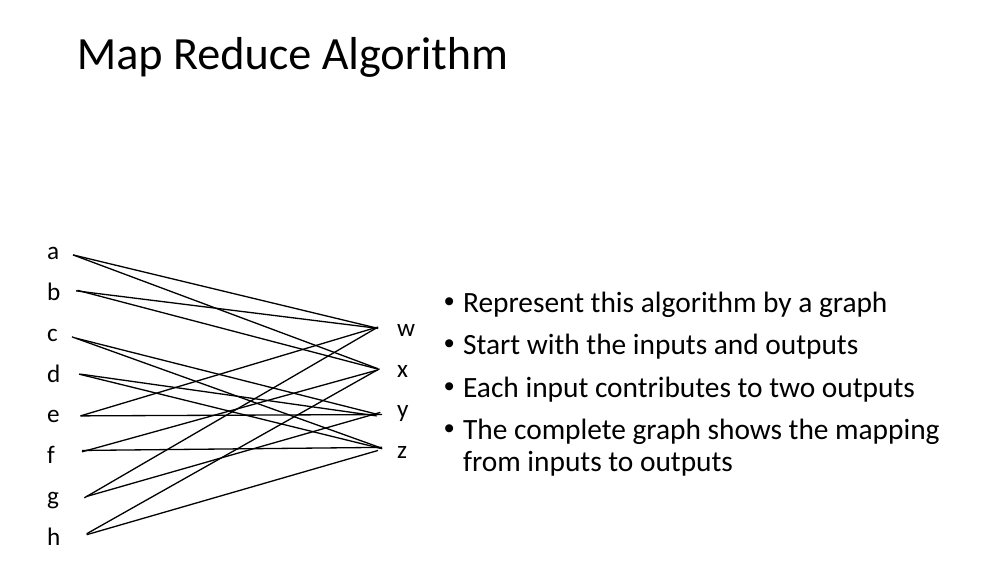
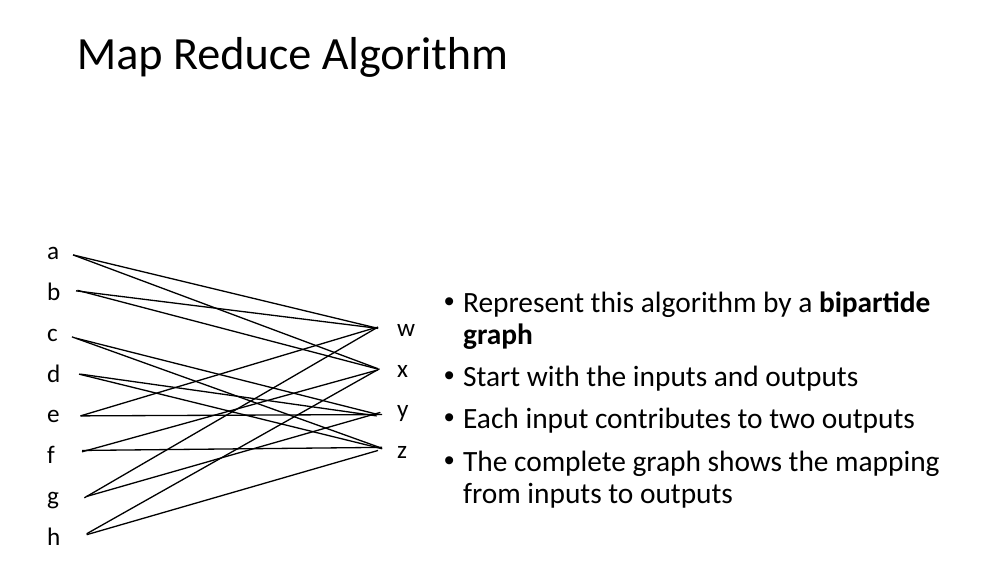
Before and after one commit to StephenElston/CSCI-E-108, a slide deck: slide 32 of slides/2_BigDataComputing.pptx. Drawn at 1008x567 pixels with LibreOffice and Linux fonts; fonts in the diff are those of the drawing; grey boxes stand for pictures. Boxes give left, top, right and bottom in pixels: in the first picture for what was removed or moved away, otherwise in the second. Text is boxed around its words. In the diff, an @@ line names an element or a change of style, - is before the commit and + after.

Commit message:
Corrected typos in slides

```diff
--- a/slides/2_BigDataComputing.pptx
+++ b/slides/2_BigDataComputing.pptx
@@ text at [463, 291, 930, 349]: text changed @@
-• Represent this algorithm by a graph
+• Represent this algorithm by a bipartide graph
```
Also in this commit, not shown: 1 other file.
